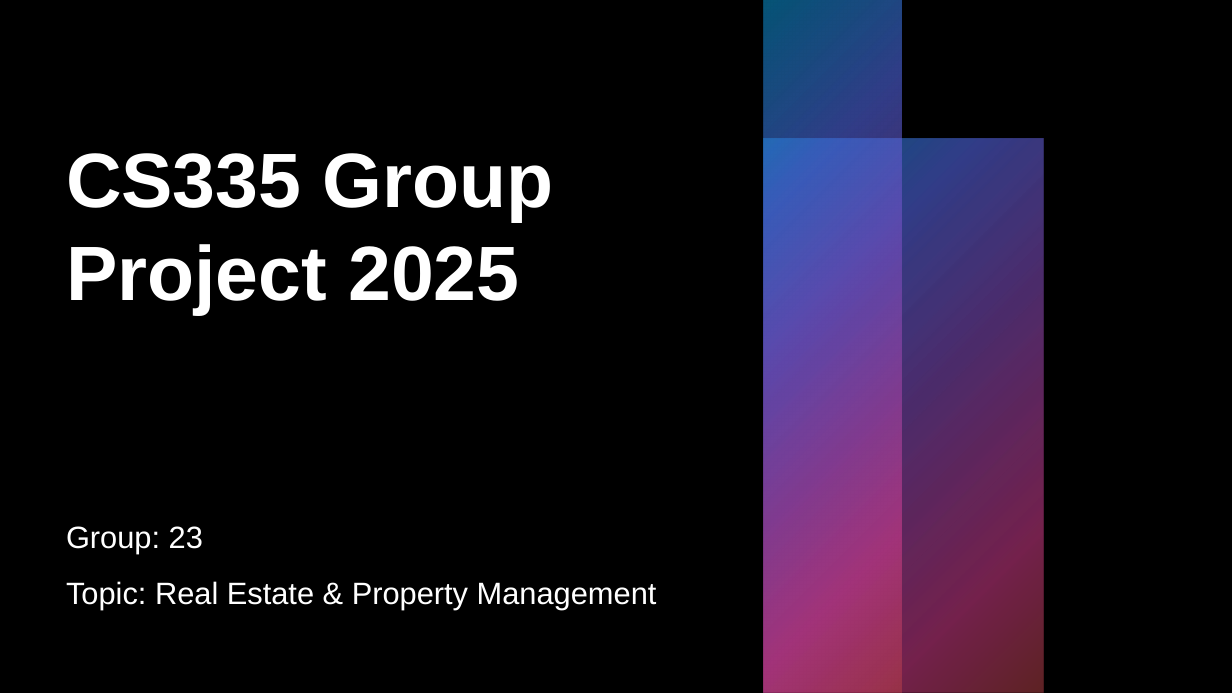
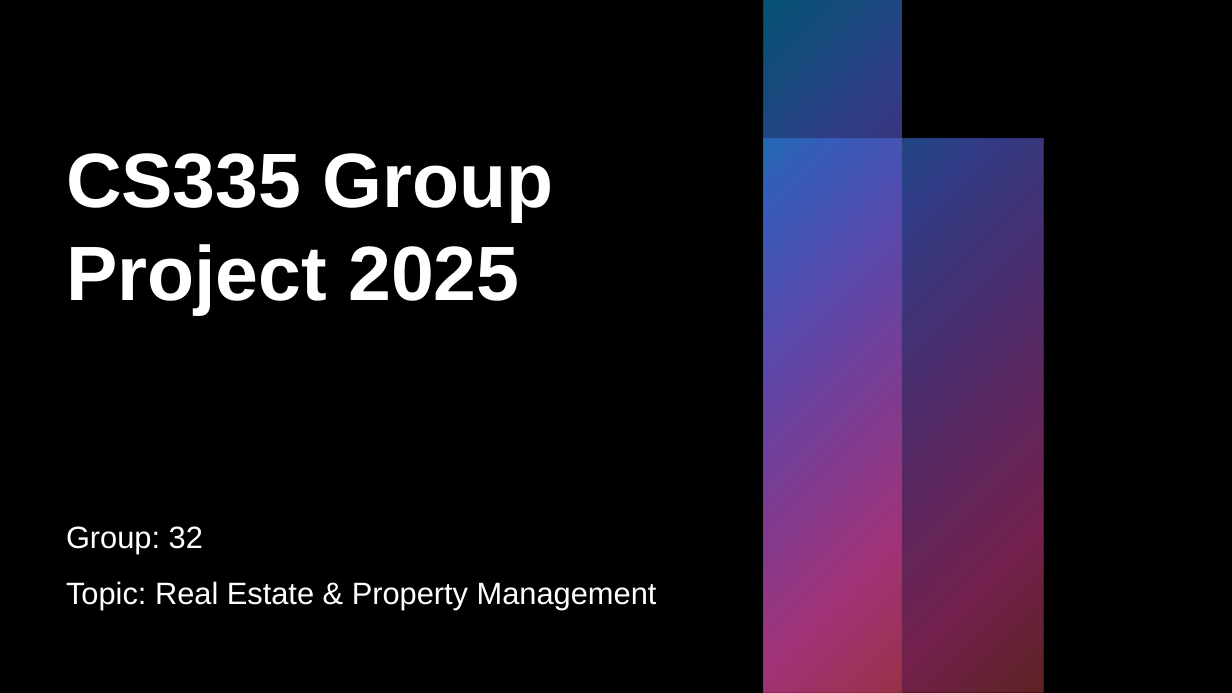
Before and after one commit to SeamusMullan/CS335_Group_Project, a slide deck: slide 1 of CS335 Presentation.pptx. Drawn at 1232x693 pixels with LibreOffice and Linux fonts; fonts in the diff are those of the drawing; background and template pictures are left out. Boxes give left, top, right and bottom in pixels: in the first picture for what was removed or moved away, otherwise in the second. Text is boxed around its words. In the diff, an @@ line names an element or a change of style, - is before the commit and + after.

Commit message:
slides

```diff
--- a/CS335 Presentation.pptx
+++ b/CS335 Presentation.pptx
@@ subtitle at (66,526,203,553): text changed @@
-Group: 23
+Group: 32
```
Also in this commit, not shown: 2 other files.
